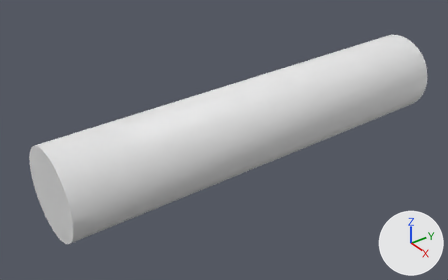
Renders of the Blender file SimuProject/Resources/peg.blend from each side of a commit.
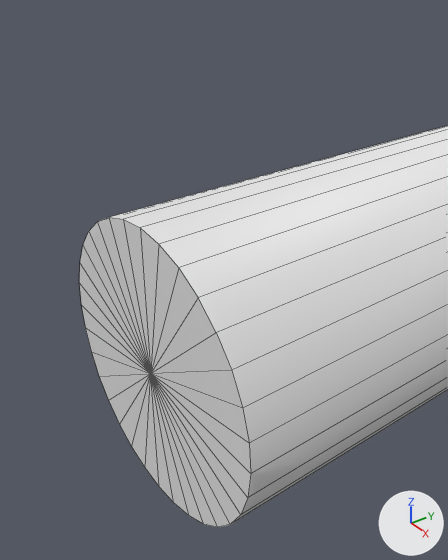
Each version appears first whole from a 50 mm lens placed at (0.987, -1.312, 0.687), pointed at (-0.018, -0.575, -0.031), and next in a close-up from a 50 mm lens placed at (0.274, -1.144, 0.244), pointed at (0.011, -0.951, 0.056). The axes (+X, +Y, +Z) are drawn at lower right. The lights are the same throughout. The close-ups show mesh edges as thin lines. Materials are left out; every surface is plain grey.
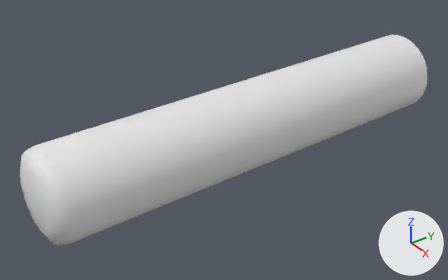
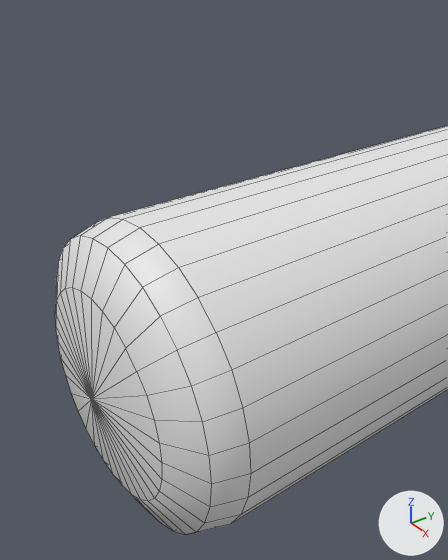
Pixel boxes (x1, y1, x2, y2) of what changed, in the close-ups (448 x 560 px):
'Cylinder', reshaped: before (79, 126, 448, 527); after (55, 126, 448, 534)
part 1 of me_cylinder_001, built on: before (79, 217, 251, 527); after (55, 217, 251, 534)

What the commit changed:
me_cylinder_001 is used by ob_cylinder; location (0.0, -1.0, 0.0); rotation (1.571, 0.0, 0.0), in degrees (90, 0, 0).
me_cylinder_001 had 65 vertices, 64 faces and spanned x -0.1..0.1, y -0.1..0.1, z -1.0..0.0.
me_cylinder_001 now has 129 vertices, 128 faces and spans x -0.1..0.1, y -0.1..0.1, z -1.0..0.04.
Part 1, on me_cylinder_001:
1 vertex is removed from x 0.0, y 0.0, z 0.0.
32 faces are deleted.
65 vertices are added at x -0.094..0.094, y -0.094..0.094, z 0.02..0.04.
96 new faces join them.
